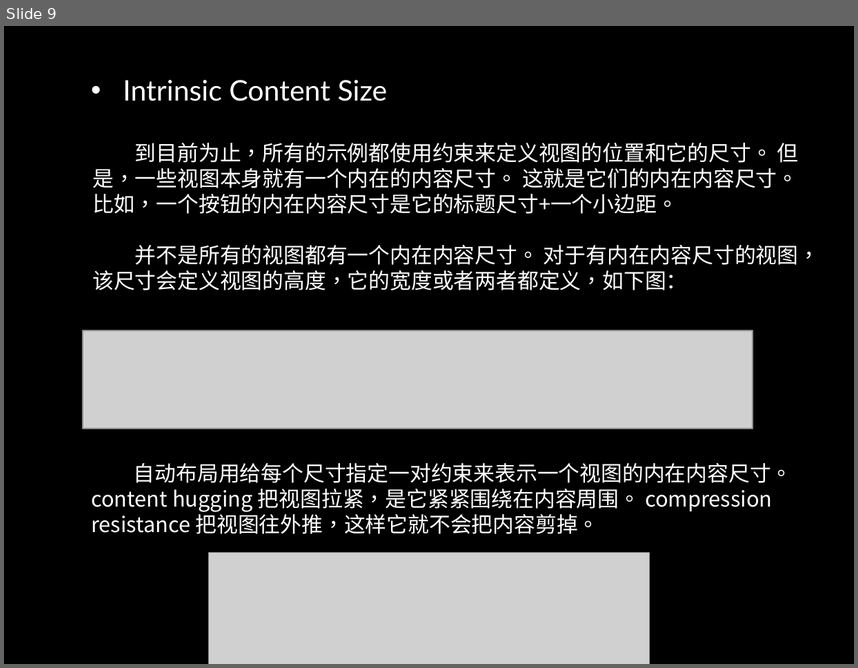
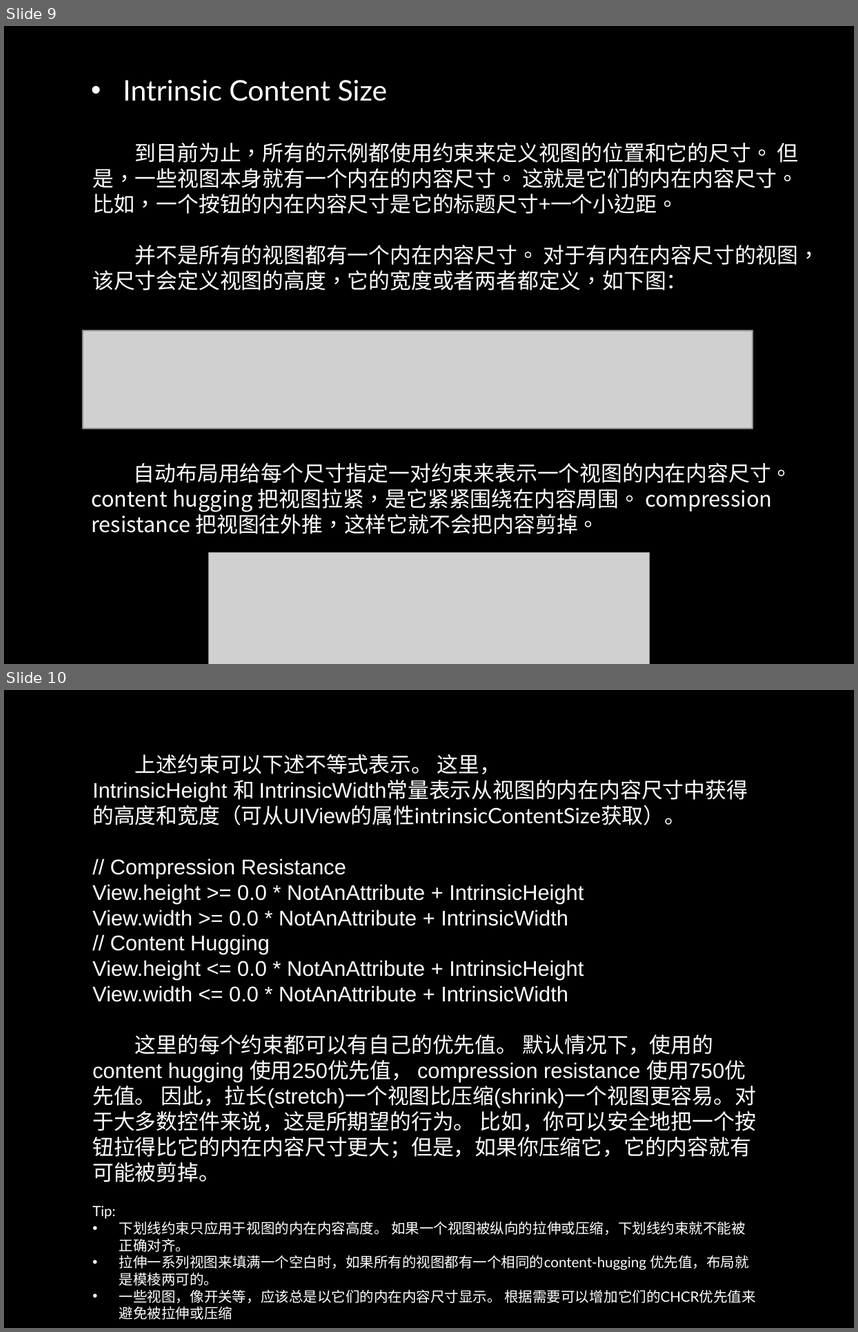
Before and after one commit to danalu/MyApp, a slide deck: Auto Layout.pptx. Shown one above the other, each under a label of ours: slide 9 before the commit, slides 9 and 10 after it. The pictures are 858x668 and 858x1332 pixels, drawn with LibreOffice and Linux fonts; fonts in the diff are those of the drawing; grey boxes stand for pictures; background and template pictures are left out. Boxes give left, top, right and bottom in pixels: in the first picture for what was removed or moved away, otherwise in the second. Text is boxed around its words. In the diff, an @@ line names an element or a change of style, - is before the commit and + after.

```diff
--- a/Auto Layout.pptx
+++ b/Auto Layout.pptx
@@ slide 10 added at <box>4,690,854,1328</box>, background picture (left out) @@
@@ text added at <box>92,754,756,1182</box>, 18 pt, text #FFFFFF @@
+上述约束可以下述不等式表示。 这里，IntrinsicHeight 和 IntrinsicWidth常量表示从视图的内在内容尺寸中获得的高度和宽度（可从UIView的属性intrinsicContentSize获取）。
+// Compression Resistance
+View.height >= 0.0 * NotAnAttribute + IntrinsicHeight
+View.width >= 0.0 * NotAnAttribute + IntrinsicWidth
+// Content Hugging
+View.height <= 0.0 * NotAnAttribute + IntrinsicHeight
+View.width <= 0.0 * NotAnAttribute + IntrinsicWidth
+这里的每个约束都可以有自己的优先值。 默认情况下，使用的content hugging 使用250优先值， compression resistance 使用750优先值。 因此，拉长(stretch)一个视图比压缩(shrink)一个视图更容易。对于大多数控件来说，这是所期望的行为。 比如，你可以安全地把一个按钮拉得比它的内在内容尺寸更大；但是，如果你压缩它，它的内容就有可能被剪掉。
@@ text added at <box>92,1205,755,1303</box>, 12 pt, text #FFFFFF @@
+Tip:
+• 下划线约束只应用于视图的内在内容高度。 如果一个视图被纵向的拉伸或压缩，下划线约束就不能被正确对齐。
+• 拉伸一系列视图来填满一个空白时，如果所有的视图都有一个相同的content-hugging 优先值，布局就是模棱两可的。
+• 一些视图，像开关等，应该总是以它们的内在内容尺寸显示。 根据需要可以增加它们的CHCR优先值来避免被拉伸或压缩
```
Also in this commit, not shown: 3 slides changed, 6 other slides added.
